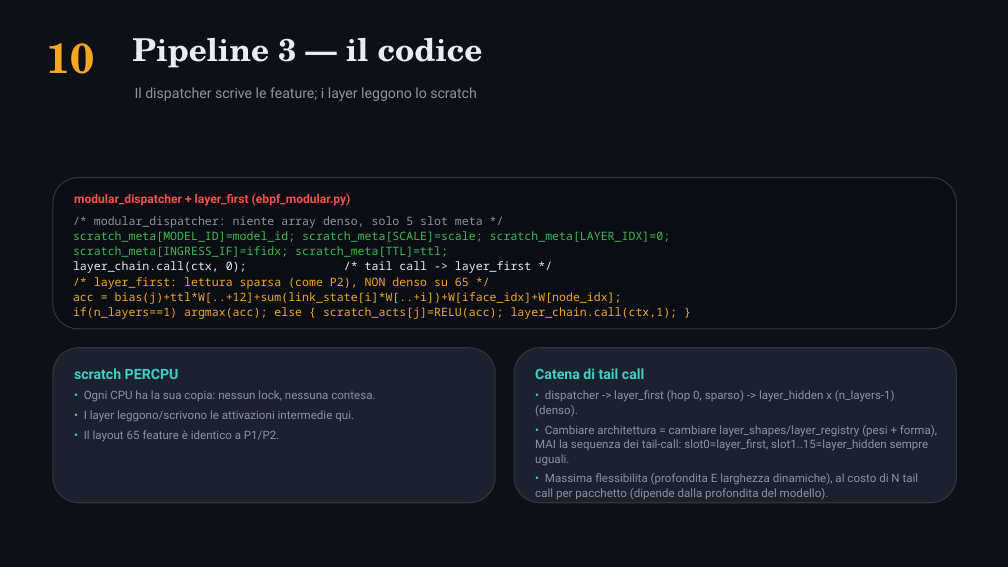
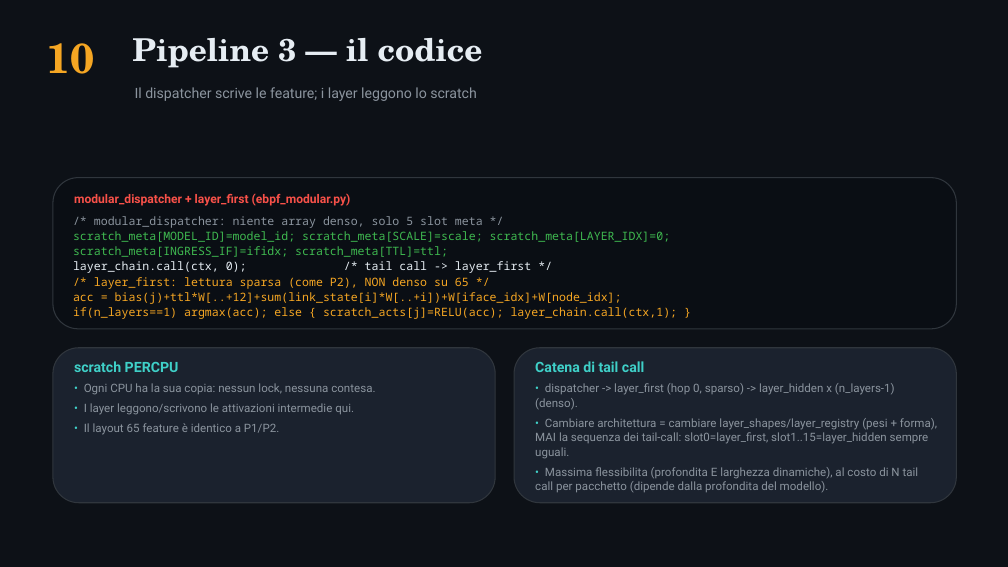
Before and after one commit to ettore-cantile/ipa_lab, a slide deck: slide 11 of docs/IPA_eBPF_pipelines.pptx. Drawn at 1008x567 pixels with LibreOffice and Linux fonts; fonts in the diff are those of the drawing. Boxes give left, top, right and bottom in pixels: in the first picture for what was removed or moved away, otherwise in the second. Text is boxed around its words. In the diff, an @@ line names an element or a change of style, - is before the commit and + after.

```diff
--- a/docs/IPA_eBPF_pipelines.pptx
+++ b/docs/IPA_eBPF_pipelines.pptx
@@ text "scratch PERCPU": place and size @@
-text "scratch PERCPU" at bbox=[74, 368, 375, 442]
+text "scratch PERCPU" at bbox=[74, 361, 375, 435]
@@ text "Catena di tail call": place and size @@
-text "Catena di tail call" at bbox=[535, 368, 937, 499]
+text "Catena di tail call" at bbox=[535, 361, 937, 492]
```
Also in this commit, not shown: 7 other slides changed.
